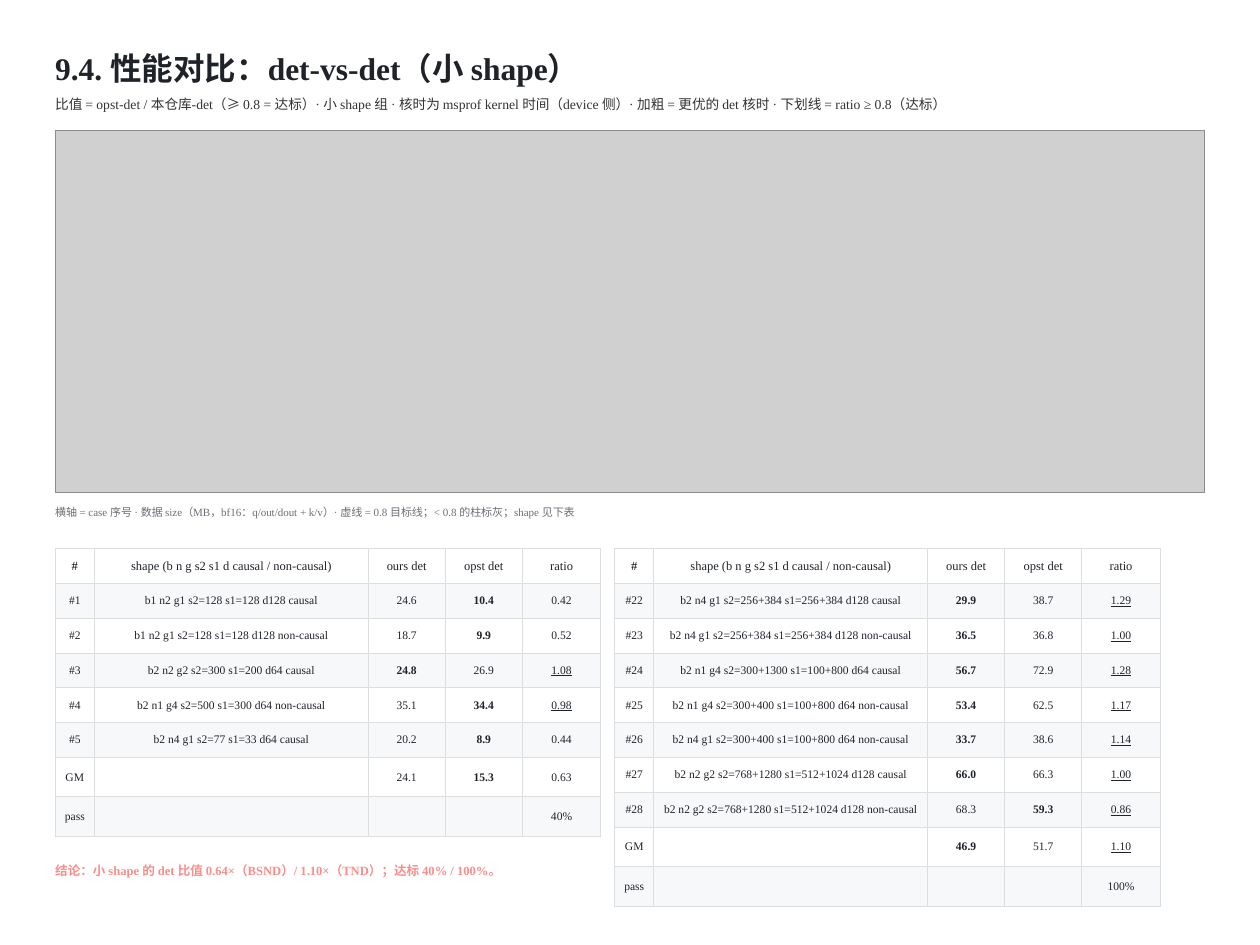
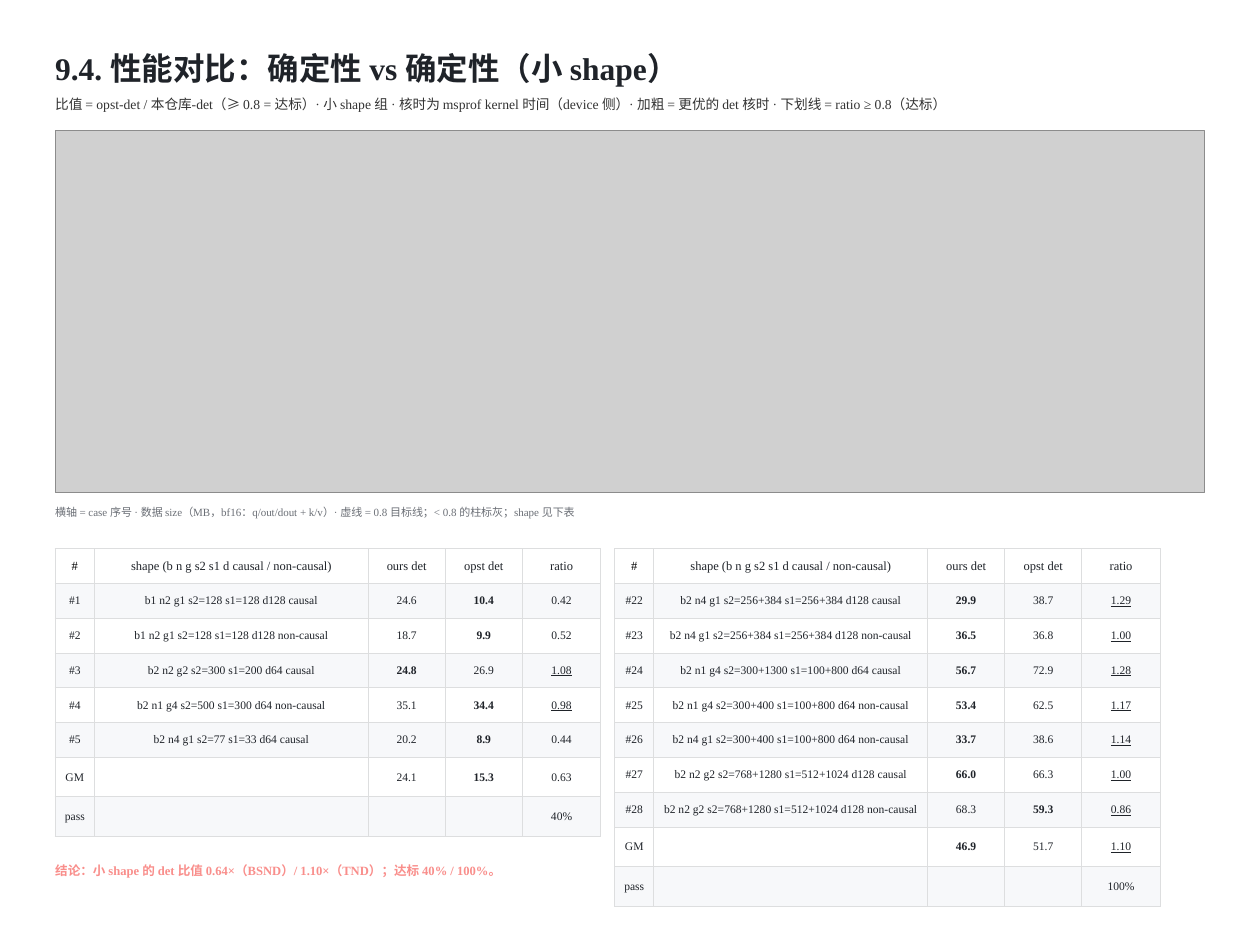
Before and after one commit to guomc9/SeeTen, a slide deck: slide 22 of cases/flash-attention-det-accum/out/v3-index-schedules.pptx. Drawn at 1260x945 pixels with LibreOffice and Linux fonts; fonts in the diff are those of the drawing; grey boxes stand for pictures. Boxes give left, top, right and bottom in pixels: in the first picture for what was removed or moved away, otherwise in the second. Text is boxed around its words. In the diff, an @@ line names an element or a change of style, - is before the commit and + after.

Commit message:
PR/deck: 'det-vs-det' -> '确定性 vs 确定性'; Summary = layout coverage + per-layout attainment
- Deck titles 9.4-9.6 now read '性能对比：确定性 vs 确定性'; READMEs updated.
- PR.md: Related Issue states the work item (support the deterministic branch of
  FAG v3 on Ascend950, no issue number); the Summary is rewritten to only give
  the layout coverage (BSND/TND dense+causal incl. ragged, MHA/GQA/MQA, D64/128,
  square/rect/unaligned, BN2S2 requirement) plus a per-layout attainment table
  (deterministic-vs-deterministic and non-deterministic ratios with pass rates,
  and the deterministic overhead ours/opst), leaving the details to Validation.
- gen_pr.py now also copies PR.md to flash-attention-npu/.docs/ and the nine
  figures to flash-attention-npu/.docs/figs/ (so the relative image links work
  from the .docs copy).

```diff
--- a/cases/flash-attention-det-accum/out/v3-index-schedules.pptx
+++ b/cases/flash-attention-det-accum/out/v3-index-schedules.pptx
@@ text at (55,53,679,86): text changed; font Times New Roman to Noto Sans CJK SC @@
-9.4. 性能对比：det-vs-det（小 shape）
+9.4. 性能对比：确定性 vs 确定性（小 shape）
```
Also in this commit, not shown: 2 other slides changed, 5 other files.
